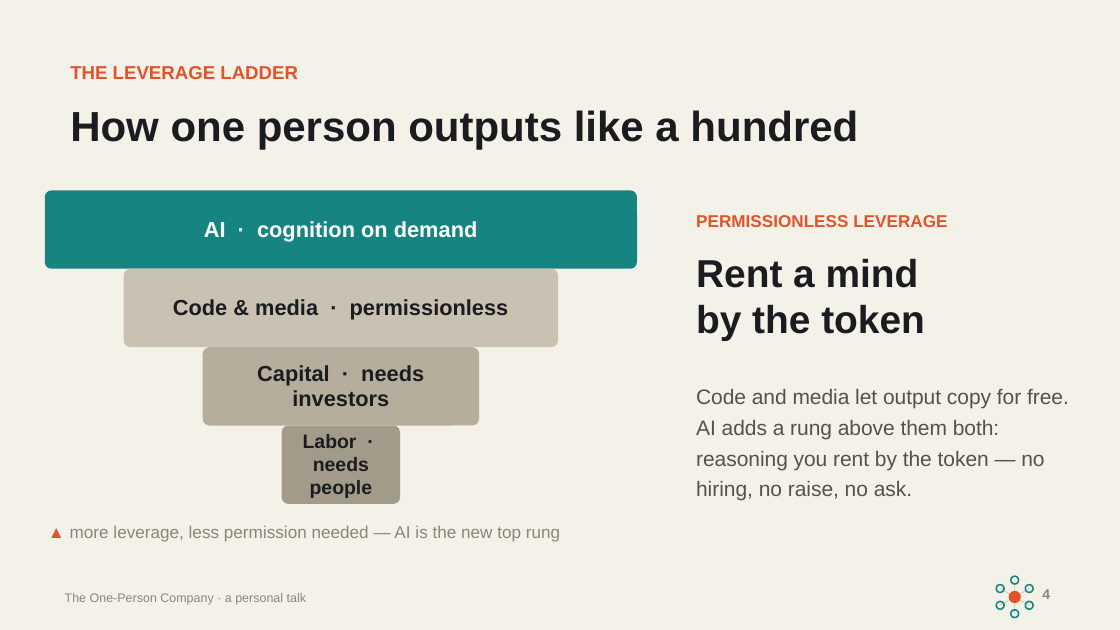
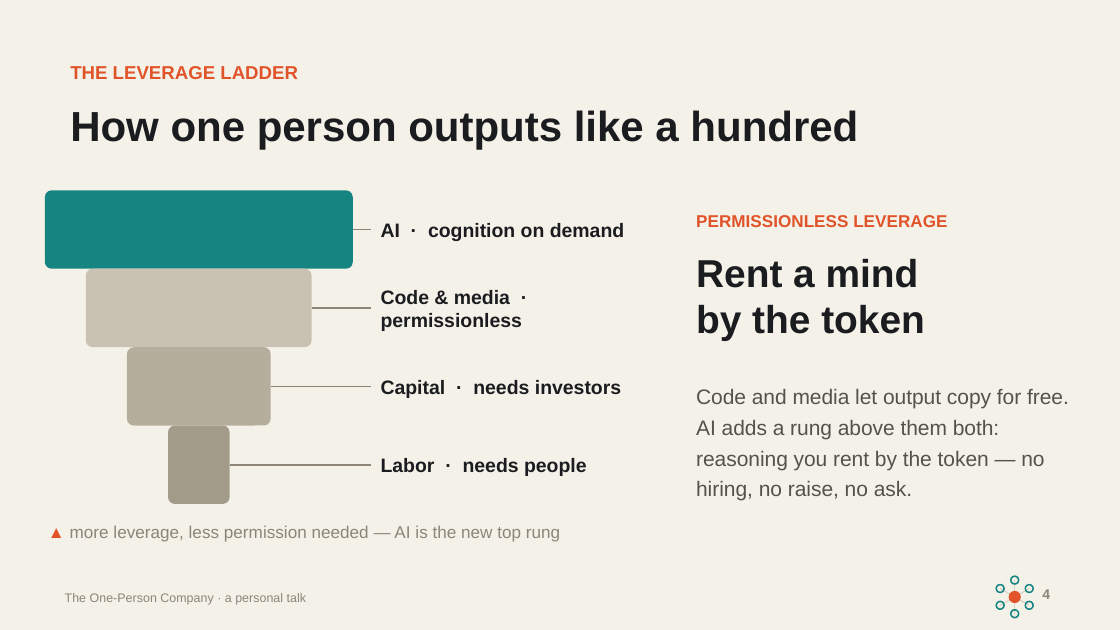
Before and after one commit to addsumtech/slides_maker-site, a slide deck: slide 4 of templates/decks/en/solo-company-talk/template.pptx. Drawn at 1120x630 pixels with LibreOffice and Linux fonts; fonts in the diff are those of the drawing. Boxes give left, top, right and bottom in pixels: in the first picture for what was removed or moved away, otherwise in the second. Text is boxed around its words. In the diff, an @@ line names an element or a change of style, - is before the commit and + after.

```diff
--- a/templates/decks/en/solo-company-talk/template.pptx
+++ b/templates/decks/en/solo-company-talk/template.pptx
@@ rounded rectangle: place and size @@
-rounded rectangle at box(45, 190, 637, 269)
+rounded rectangle at box(45, 190, 353, 269)
@@ text "AI · cognition on demand": place and size @@
-text "AI · cognition on demand" at box(204, 221, 478, 242)
+text "AI · cognition on demand" at box(381, 223, 624, 241)
@@ text "AI · cognition on demand" at box(381, 223, 624, 241): size 14 to 12.5 pt, text colour #FFFFFF to #1B1C1F; alignment centre to left; line spacing 0.98 to 1 @@
@@ line added from (353, 230) to (371, 230), #8C8578 1 pt @@
@@ rounded rectangle: place and size @@
-rounded rectangle at box(124, 269, 559, 347)
+rounded rectangle at box(86, 269, 312, 347)
@@ text "Code & media · permissionless" at box(381, 290, 522, 331): size 14 to 12.5 pt; alignment centre to left; line spacing 0.98 to 1 @@
@@ text "Code & media · permissionless": place and size @@
-text "Code & media · permissionless" at box(173, 299, 509, 320)
+text "Code & media · permissionless" at box(381, 290, 522, 331)
@@ line added from (311, 308) to (371, 308), #8C8578 1 pt @@
@@ rounded rectangle: place and size @@
-rounded rectangle at box(203, 347, 479, 426)
+rounded rectangle at box(127, 347, 270, 426)
@@ text "Capital · needs investors": place and size @@
-text "Capital · needs investors" at box(257, 365, 424, 406)
+text "Capital · needs investors" at box(381, 380, 621, 398)
@@ text "Capital · needs investors" at box(381, 380, 621, 398): size 14 to 12.5 pt; alignment centre to left; line spacing 0.98 to 1 @@
@@ line added from (271, 386) to (371, 386), #8C8578 1 pt @@
@@ rounded rectangle: place and size @@
-rounded rectangle at box(282, 426, 401, 504)
+rounded rectangle at box(168, 426, 230, 504)
@@ rounded rectangle at box(168, 426, 230, 504): proportions changed @@
@@ text "Labor · needs people": place and size @@
-text "Labor · needs people" at box(303, 434, 373, 498)
+text "Labor · needs people" at box(381, 458, 587, 476)
@@ text "Labor · needs people" at box(381, 458, 587, 476): alignment centre to left; line spacing 0.98 to 1 @@
@@ line added from (230, 465) to (371, 465), #8C8578 1 pt @@
```
Also in this commit, not shown: 13 other files.
